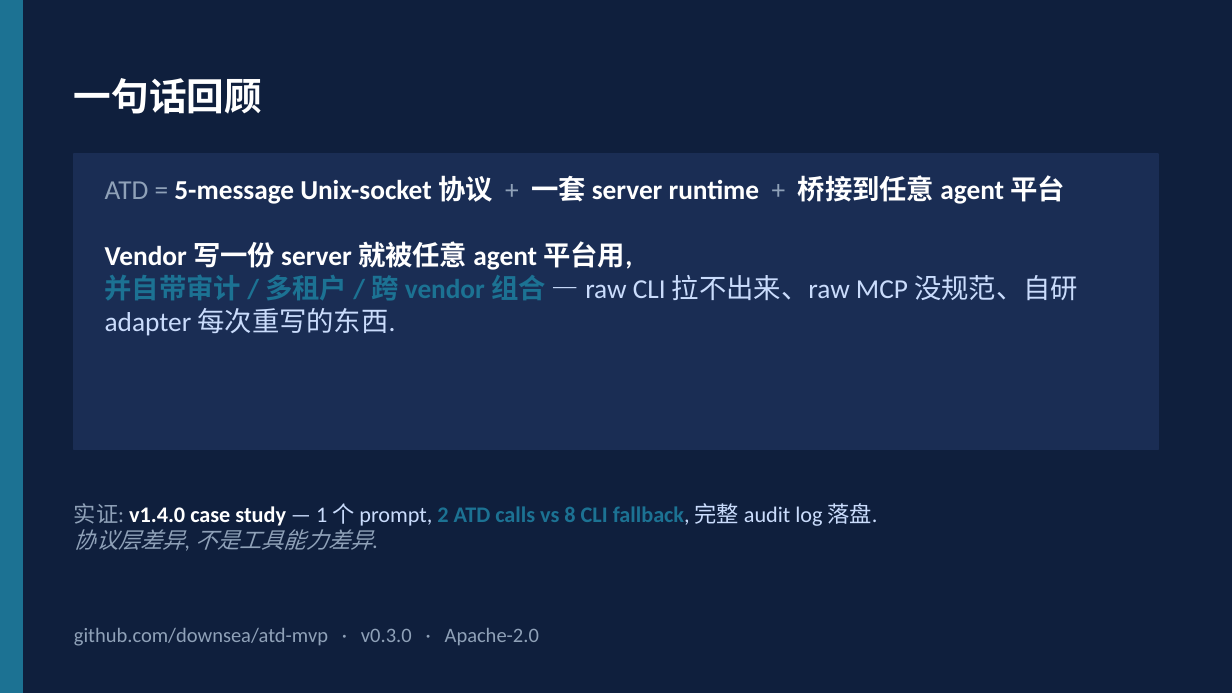
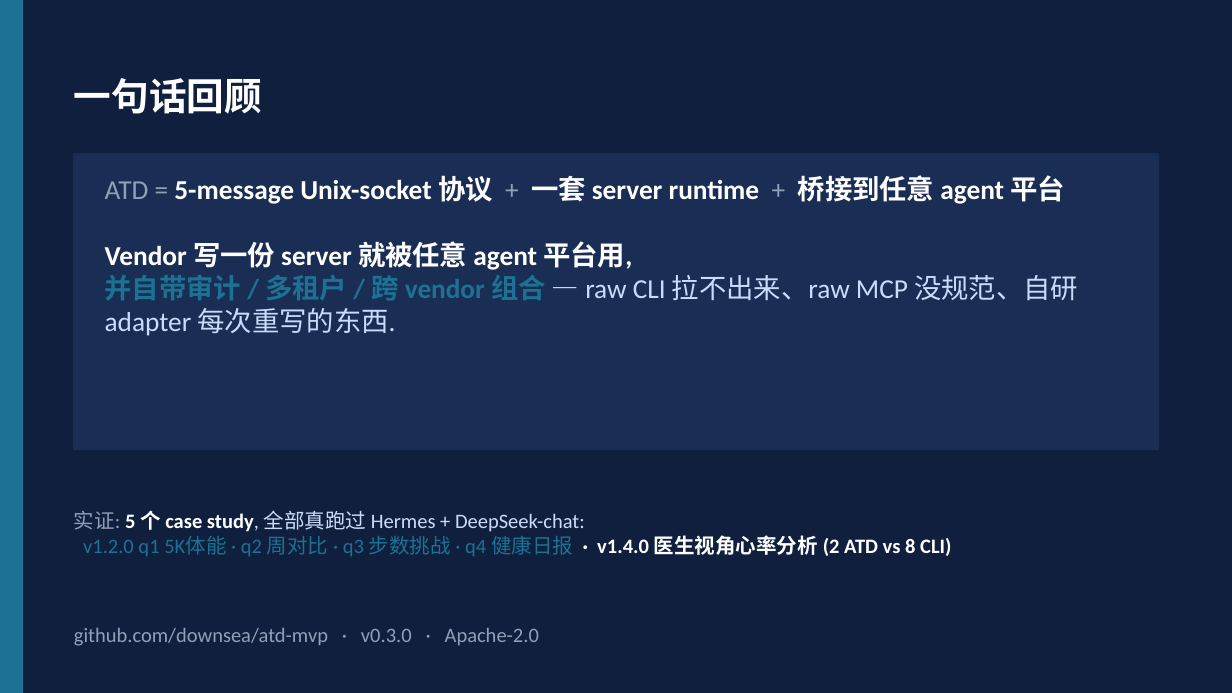
Before and after one commit to downsea/atd, a slide deck: slide 16 of docs/whitepaper/atd-introduction.pptx (slide 14 before the commit). Drawn at 1232x693 pixels with LibreOffice and Linux fonts; fonts in the diff are those of the drawing. Boxes give left, top, right and bottom in pixels: in the first picture for what was removed or moved away, otherwise in the second. Text is boxed around its words. In the diff, an @@ line names an element or a change of style, - is before the commit and + after.

```diff
--- a/docs/whitepaper/atd-introduction.pptx
+++ b/docs/whitepaper/atd-introduction.pptx
@@ text at (74,510,951,556): text changed; size 13 to 12 pt; text colour #CADCFC to #FFFFFF @@
-实证: v1.4.0 case study — 1 个 prompt, 2 ATD calls vs 8 CLI fallback, 完整 audit log 落盘.
-协议层差异, 不是工具能力差异.
+实证: 5 个 case study, 全部真跑过 Hermes + DeepSeek-chat:
+v1.2.0 q1 5K体能 · q2 周对比 · q3 步数挑战 · q4 健康日报 · v1.4.0 医生视角心率分析 (2 ATD vs 8 CLI)
```
Also in this commit, not shown: 6 other slides changed, 9 slides added, 7 slides removed, 1 other file.
